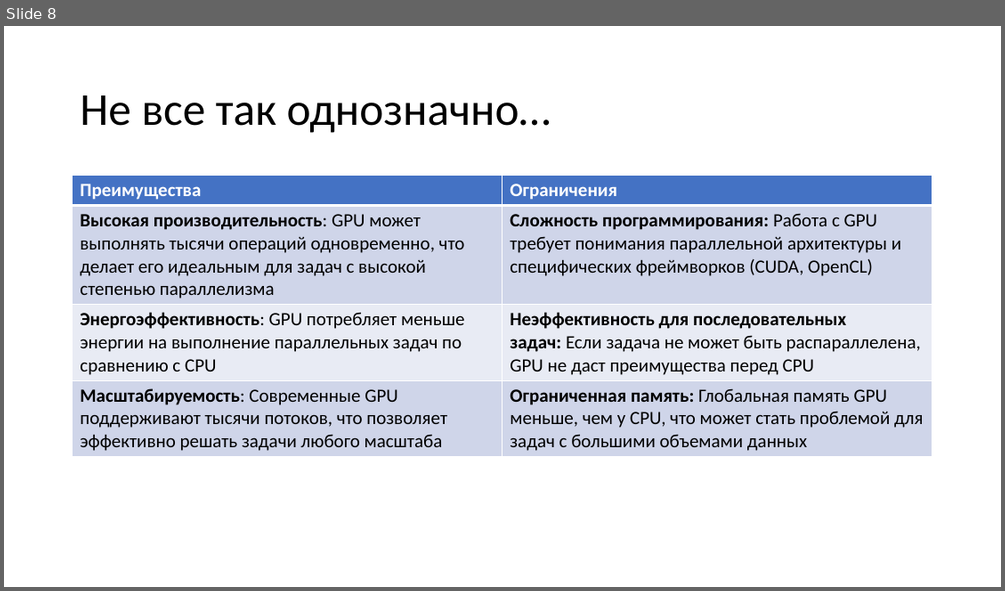
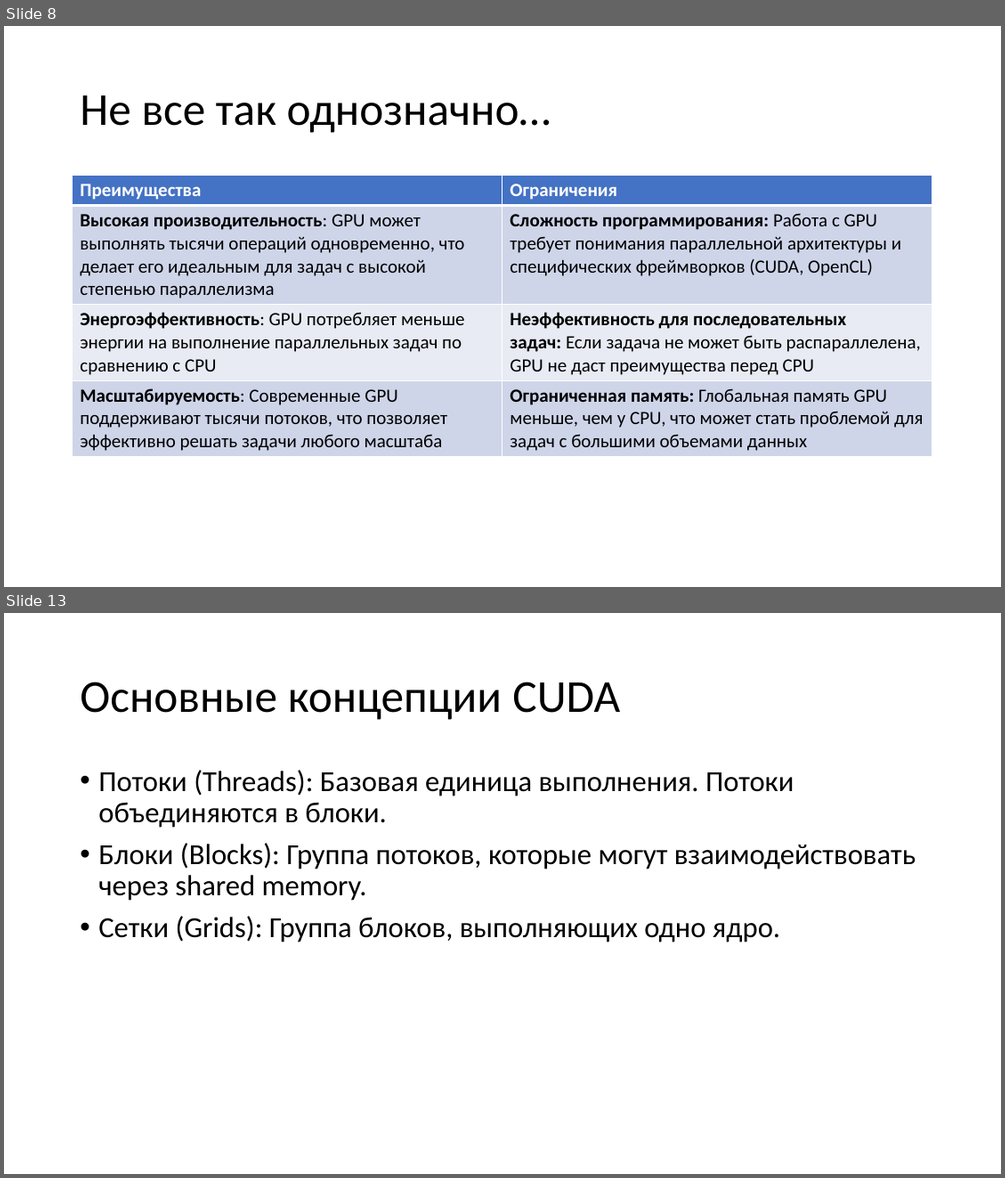
Before and after one commit to pezkov/gpu_course, a slide deck: presentations/Вычисления на GPU.pptx. Shown one above the other, each under a label of ours: slide 8 before the commit, slides 8 and 13 after it; the slides between them are not shown. The pictures are 1005x591 and 1005x1178 pixels, drawn with LibreOffice and Linux fonts; fonts in the diff are those of the drawing. Boxes give left, top, right and bottom in pixels: in the first picture for what was removed or moved away, otherwise in the second. Text is boxed around its words. In the diff, an @@ line names an element or a change of style, - is before the commit and + after.

Commit message:
upd pres: frameworks and code examples cuda + ocl

```diff
--- a/presentations/Вычисления на GPU.pptx
+++ b/presentations/Вычисления на GPU.pptx
@@ slide 13 added at [4,613,1001,1174], background #FFFFFF @@
@@ title added at [80,682,620,720], 44 pt, text #000000 @@
+Основные концепции CUDA
@@ text added at [98,770,915,942], 28 pt, text #000000 @@
+• Потоки (Threads): Базовая единица выполнения. Потоки объединяются в блоки.
+• Блоки (Blocks): Группа потоков, которые могут взаимодействовать через shared memory.
+• Сетки (Grids): Группа блоков, выполняющих одно ядро.
```
Also in this commit, not shown: 1 slide changed, 12 other slides added, 3 other files.
